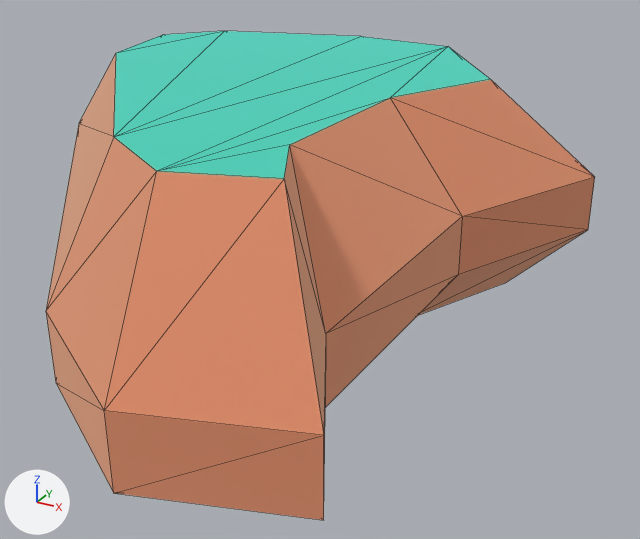
Before and after pictures for a commit that changed the glTF model public/models/kenney-nature/rock_largeA.glb.
One viewpoint serves both versions: a camera (50 mm lens) standing at (0.598, -0.887, 0.424) and looking at (0.106, 0.007, -0.023). Every picture has the same lights, and +X, +Y and +Z are marked at lower left. The picture after the commit comes second. Mesh edges are drawn as thin lines. Where no turn or scale is listed for an object, it has been applied to the vertices.

Names of what the first picture shows: 'rock_largeA'.
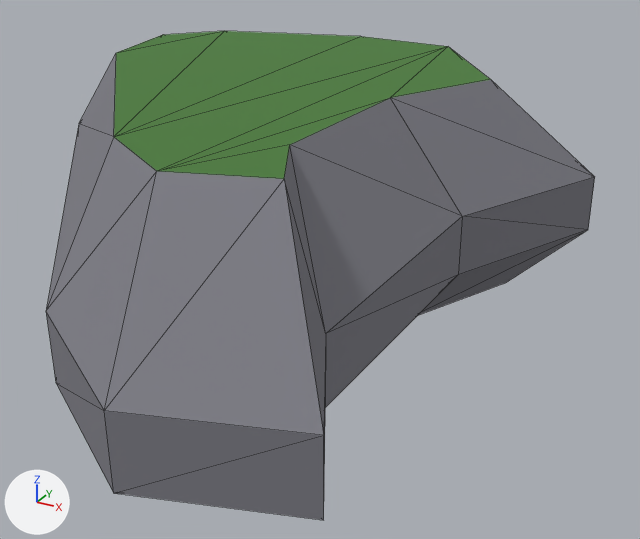
Edits to the scene script, one JSON object a line:
```json
{"op": "set", "path": "mat_dirt.metallic", "old": "1.0", "new": "0.0"}
{"op": "set", "path": "mat_dirt.base_color", "old": "(0.886, 0.514, 0.341)", "new": "(0.202, 0.202, 0.231)", "note": "beige #f2be9e -> grey #7c7c84"}
{"op": "set", "path": "mat_grass.metallic", "old": "1.0", "new": "0.0"}
{"op": "set", "path": "mat_grass.base_color", "old": "(0.173, 0.847, 0.722)", "new": "(0.0685, 0.202, 0.0423)", "note": "cyan #73eddd -> dark green #4a7c3a"}
```

Location of each change, (x1, y1, x2, y2) in pixels of the pictures (640 x 539 px):
```json
{"object": "rock_largeA", "change": "recoloured, surface changed", "before": [46, 31, 595, 520], "after": [46, 31, 595, 520], "on screen": "darker"}
```
